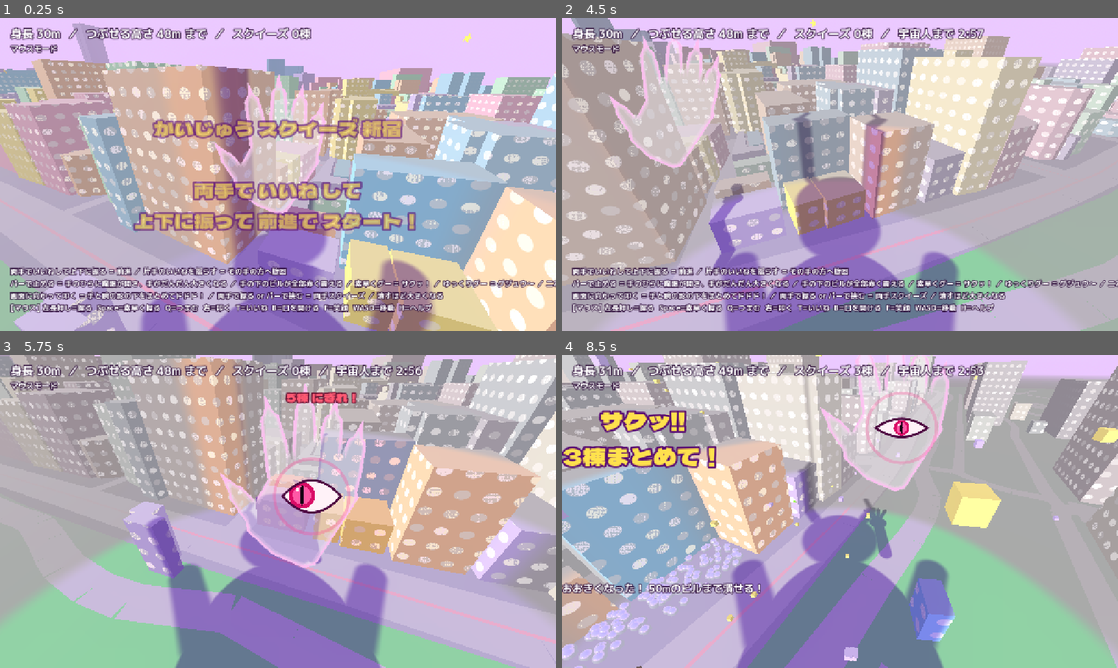
Above: before the commit, frames 1-4 (two rows, left to right).
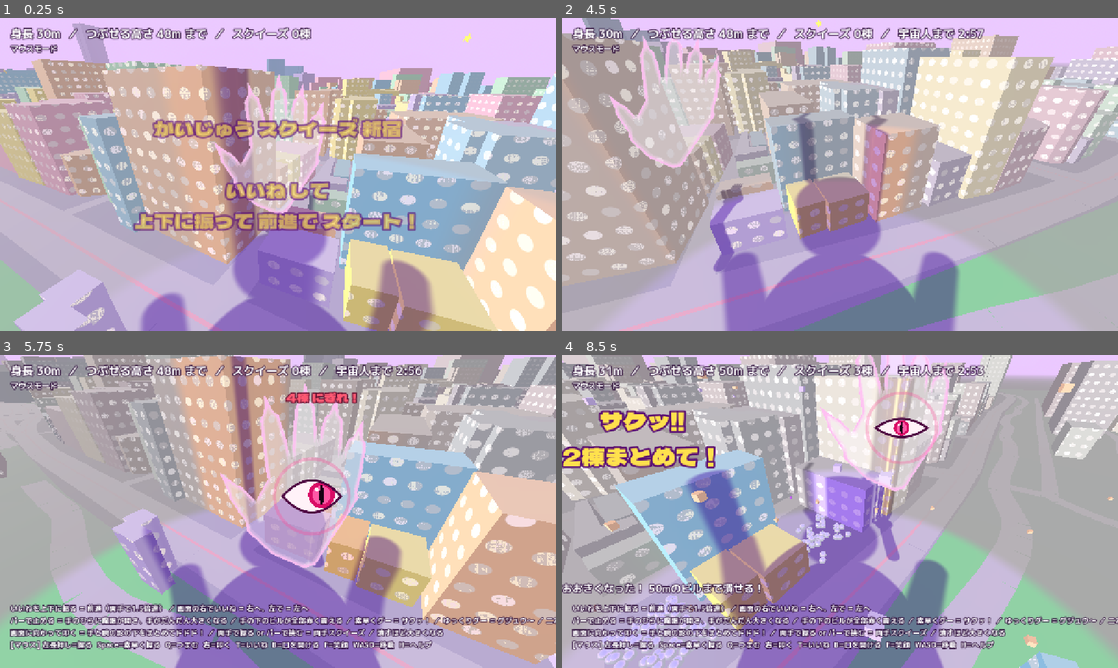
Above: after the commit, the same moments.

Repository: kinakobooster/kaiju-squeeze-shinjuku
Game: Godot game, scene res://main.tscn
Two runs of this game, one before a commit and one after it. Both use one fixed random seed, a clock stepped at 60 frames per second and the inputs below. Sound files missing from this copy of the repository are replaced by a short silence.
Inputs (mouse positions are in pixels of both pictures, inside the frame that each line leads up to):
- Up to frame 1 (0.25 s): no input
- Up to frame 2 (4.5 s): tap Enter at 0.5 s; move the mouse to (962, 158) at 0.52 s; hold D 0.53-1.28 s; hold B 0.53-1.28 s; click (962, 158) at 0.67 s; tap Space at 0.77, 1.52, 3.02, 3.77 s; move the mouse to (728, 190) at 1.27 s; hold S 1.28-2.03 s; tap F at 1.35 s; move the mouse to (895, 105) at 2.02 s; hold D 2.03-2.78 s; hold Q 2.03-2.78 s; move the mouse to (812, 237) at 2.77 s; hold W 2.78-3.53 s; tap Shift at 2.85 s; click (812, 237) at 2.92 s; move the mouse to (1006, 221) at 3.52 s; hold Ctrl 3.53-4.28 s; hold A from 3.53 s (still down); move the mouse to (673, 127) at 4.27 s; tap T at 4.35 s
- Up to frame 3 (5.75 s): tap Space at 4.52 s; move the mouse to (305, 511) at 5.02 s; release A at 5.03 s; hold S from 5.03 s (still down); tap H at 5.1 s; click (305, 511) at 5.17 s
- Up to frame 4 (8.5 s): move the mouse to (756, 433) at 5.77 s; release S at 5.78 s; hold D 5.78-6.53 s; tap R at 5.85 s; tap Space at 6.02, 6.77, 7.52 s; move the mouse to (962, 495) at 6.52 s; hold W 6.53-7.28 s; tap P at 6.6 s; move the mouse to (728, 527) at 7.27 s; hold D 7.28-8.03 s; tap B at 7.35 s; click (728, 527) at 7.42 s; move the mouse to (895, 442) at 8.02 s; hold S from 8.03 s (still down); hold F from 8.03 s (still down)

The runs differ from the first frame. In frame 1, 7.0% of the frame differs, in the area x 1-100%, y 52-95%; in frame 2, 25%; in frame 3, 55%; in frame 4, 56%, in the area x 0-100%, y 0-100%.

Commit message:
One-hand thumbs-up steering, red-shivering alien, emoji tutorial
Thumbs-up pumped anywhere walks (both hands 1.5x); the thumbs' screen position
steers. The knocked-out alien shivers red like grabbable buildings. Camera
players see only a two-line tutorial (Twemoji icons); H shows the full help.

Co-Authored-By: Claude Opus 5.5 <noreply@anthropic.com>

Diff:
--- a/scripts/boss.gd
+++ b/scripts/boss.gd
@@ -31,6 +31,7 @@
 var _arms := {}  # side -> MeshInstance3D
 var _lamp: StandardMaterial3D
 var _skin: StandardMaterial3D
+var _pink: StandardMaterial3D
 var _t := 0.0
 
 
@@ -40,6 +41,10 @@
 	_rig.add_child(_body)
 	_skin = _mat(Color(0.93, 0.93, 1.0), 0.0)
 	var pink := _mat(Color(1.0, 0.62, 0.82), 0.0)
+	_pink = pink
+	for m in [_skin, _pink]:  # glows red while it can be grabbed
+		m.emission_enabled = true
+		m.emission = Color.BLACK
 	var eye := _mat(Color(1.0, 0.95, 0.5), 2.2)
 	_lamp = _mat(Color(0.5, 0.85, 1.0), 2.5)
 	for x in [-16.0, 16.0]:  # legs
@@ -162,9 +167,16 @@
 	_body.rotation.y = twist
 	_body.rotation.x = lean
 	_body.scale = Vector3(1.0 + squash * 0.7, 1.0 - squash * 0.6, 1.0 + squash * 0.7)
-	_body.position.x = sin(_t * 70.0) * 4.0 * hurt
+	# knocked out = ready to squeeze: it shivers red like the buildings under your hand
+	var grab := (0.6 + 0.4 * sin(_t * 14.0)) if stunned else 0.0
+	_body.position.x = sin(_t * 70.0) * 4.0 * hurt + (sin(_t * 53.0) * 2.5 + sin(_t * 79.0) * 1.5) * signf(grab)
+	_body.position.z = sin(_t * 61.0) * 2.0 * signf(grab)
+	var red := Color(1.0, 0.12, 0.18)
 	var flash := Color(1.0, 0.55, 0.55) if hurt > 0.0 else Color(0.93, 0.93, 1.0)
-	_skin.albedo_color = flash
+	_skin.albedo_color = flash.lerp(red, grab * 0.75)
+	_pink.albedo_color = Color(1.0, 0.62, 0.82).lerp(red, grab * 0.75)
+	_skin.emission = red * grab * 0.6
+	_pink.emission = red * grab * 0.6
 	_lamp.albedo_color = Color(1.0, 0.3, 0.35) if hp < 30.0 and fmod(_t, 0.5) < 0.25 else Color(0.5, 0.85, 1.0)
 	_lamp.emission = _lamp.albedo_color
 	for side in [-1, 1]:
--- a/scripts/main.gd
+++ b/scripts/main.gd
@@ -1,10 +1,10 @@
 extends Node3D
 ## Kaiju Squeeze Shinjuku: crawl through Shinjuku with your webcam hands and squeeze buildings.
 ##
-## Thumbs-up (いいね) hands move you: both thumbs pumped up and down = walk forward,
-## one thumb wiggled = turn towards that hand's side.
-## Any other hand destroys: open palm held still = AIM (pick a building under the palm)
-##   -> close the fist = GRIP. The building is crushed exactly as far as the fist is closed:
+## Thumbs-up (いいね) hands move you: pump a thumb up and down to walk (both thumbs = 1.5x),
+## thumbs in the middle of the screen go straight, on the right turn right, on the left turn left.
+## Any other hand destroys: open palm held still = AIM (the hand grows and covers buildings)
+##   -> close the fist = GRIP. The buildings are crushed exactly as far as the fist is closed:
 ##      snap it shut for a crisp "サクッ", close slowly for a long "グジュー".
 ## Slapping towards the screen (or a very fast swipe) smashes the building under the palm.
 ## You start small; every crushed building makes you grow so you can take on taller ones.
@@ -15,7 +15,8 @@
 const EYE_MAX := 175.0
 const CRUSH_RATIO := 1.6  # can crush buildings up to eye height * this
 const WALK_K := 130.0  # forward push per unit of thumbs-up pumping (long strides)
-const TURN_K := 1.6  # turn rate per unit of one-thumb wiggling
+const TURN_K := 4.0  # turn rate with the thumbs all the way to one side
+const STEER_DEAD := 0.25  # thumbs within this of the middle walk straight
 const CAM_PITCH := -15.0
 const MAX_SPEED := 160.0
 const CHARGE_TIME := 2.5  # seconds for an open palm to grow to full size
@@ -301,7 +302,8 @@
 	help.anchor_top = 1.0
 	help.anchor_bottom = 1.0
 	help.offset_top = -150
-	help.text = ("両手でいいねして上下に振る = 前進 ／ 片手のいいねを揺らす = その手の方へ旋回\n"
+	help.visible = false  # H shows the full list; camera players get the two-line tutorial instead
+	help.text = ("いいねを上下に振る = 前進（両手で1.5倍速） ／ 画面の右でいいね = 右へ、左で = 左へ\n"
 			+ "パーで止める = 手のひらに魔眼が開き、手がだんだん大きくなる ／ 手の下のビルが全部赤く震える ／ 素早くグー = サクッ！ ／ ゆっくりグー = グジュウ〜 ／ 二本指でつまむ = プチッ！\n"
 			+ "画面に向かって叩く = 手と腕の影の下をまとめてドドド！ ／ 両手で握る or パーで挟む = 両手スクイーズ ／ 潰すほど大きくなる\n"
 			+ "[マウス] 左長押し=握る  Space=素早く握る  Q=つまむ  右=叩く  T=いいね  B=口を開ける  F=笑顔  WASD=移動  H=ヘルプ")
@@ -342,7 +344,7 @@
 	title_label.add_theme_color_override("font_color", Color(1.0, 0.9, 0.35))
 	title_label.add_theme_color_override("font_outline_color", Color(0.35, 0.05, 0.45))
 	title_label.add_theme_constant_override("outline_size", 18)
-	title_label.text = "かいじゅう スクイーズ 新宿\n\n両手で いいね して\n上下に振って 前進で スタート！"
+	title_label.text = "かいじゅう スクイーズ 新宿\n\nいいね して\n上下に振って 前進で スタート！"
 
 
 func _label(parent: Node, size: int, pos: Vector2) -> Label:
@@ -609,15 +611,19 @@
 	var fwd_acc := 0.0
 	var yaw_acc := 0.0
 	var k := eye / 115.0
-	if likes.size() == 2:
-		# both thumbs up, pumped up and down = marching forward
-		var pump := (absf(likes[0].vel.y) + absf(likes[1].vel.y)) * 0.5
-		fwd_acc = maxf(pump - 0.15, 0.0) * WALK_K * k
-	elif likes.size() == 1:
-		# one thumb wiggled = turn towards that hand's side (right hand -> right)
-		var h := likes[0]
-		var wiggle := maxf(h.vel.length() - 0.15, 0.0)
-		yaw_acc = -h.side * minf(wiggle, 3.0) * TURN_K
+	var both := likes.size() == 2
+	if not likes.is_empty():
+		# thumbs up pumped up and down = marching forward (two hands march 1.5x faster);
+		# where the thumbs are steers: middle = straight, right side = turn right, left = left
+		var pump := 0.0
+		var x := 0.0
+		for h in likes:
+			pump += absf(h.vel.y) / likes.size()
+			x += h.palm.x / likes.size()
+		fwd_acc = maxf(pump - 0.15, 0.0) * WALK_K * k * (1.5 if both else 1.0)
+		var off := (x / get_viewport().get_visible_rect().size.x - 0.5) * 2.0
+		var steer := signf(off) * clampf((absf(off) - STEER_DEAD) / (0.8 - STEER_DEAD), 0.0, 1.0)
+		yaw_acc = -steer * TURN_K
 	for side in [-1, 1]:
 		var h: HandInput.Hand = input.hands.get(side)
 		var c: Dictionary = ctl[side]
@@ -626,7 +632,7 @@
 			c["stroking"] = true
 		elif not moving and c["stroking"]:
 			c["stroking"] = false
-			if likes.size() == 2:  # a giant footstep, heard but not felt in the camera
+			if not likes.is_empty():  # a giant footstep, heard but not felt in the camera
 				sfx.play(sfx.thud, randf_range(0.85, 1.1) * clampf(60.0 / eye, 0.7, 1.6), -10.0)
 	if input.source == "mouse":
 		var ax := 0.0
@@ -640,7 +646,7 @@
 	var midas := active_item == "midas"
 	if midas:
 		fwd_acc *= 2.5
-	var top_speed := MAX_SPEED * k * (2.5 if midas else 1.0)
+	var top_speed := MAX_SPEED * k * (2.5 if midas else 1.0) * (1.5 if both else 1.0)
 	speed = clampf(speed + fwd_acc * dt, -top_speed * 0.5, top_speed)
 	yaw_vel += yaw_acc * dt
 	speed *= exp(-1.1 * dt)
@@ -701,7 +707,7 @@
 			biggest = id
 	grip_y = clampf(hit.y / city.buildings[active_ids[0]]["h"], 0.2, 0.8)
 	size_pitch = _size_pitch(city.buildings[biggest])
-	sfx.frozen = city.buildings[active_ids[0]].get("frozen", false)
+	sfx.frozen = active_ids.any(func(i): return city.buildings[i].get("frozen", false))
 
 
 func _end_squeeze() -> void:
@@ -798,11 +804,12 @@
 
 ## Everything in the fist goes at once.
 func _crush_group(ids: Array[int], style: String) -> void:
+	var ice := ids.any(func(i): return city.buildings[i].get("frozen", false))
+	if ice and style != "slap":
+		style = "ice"
 	if ids.size() == 1:
 		_crush(ids[0], juice_fx.global_position, style)
 		return
-	if city.buildings[ids[0]].get("frozen", false):
-		style = "ice"
 	banner.text = _style_fx(style, size_pitch) + "\n%d棟まとめて！" % ids.size()
 	for i in mini(ids.size(), 6):  # a rumble behind the main crunch
 		get_tree().create_timer(0.06 * (i + 1)).timeout.connect(func():
@@ -1641,6 +1648,8 @@
 
 func _draw_ui() -> void:
 	var font := ThemeDB.fallback_font
+	if input.source == "camera" and game_state != "won" and game_state != "lost" and not help.visible:
+		_draw_tutorial()
 	for side in [-1, 1]:
 		var h: HandInput.Hand = input.hands.get(side)
 		if h == null:
@@ -1733,6 +1742,35 @@
 	ui.draw_polyline(lid, outline, 4.0, true)
 
 
+## Two lines at the bottom: 👍で移動！ / 🖐️→ ゆっくり✊でにぎる (Twemoji images: the web font has no emoji).
+const EMOJI := {
+	"like": preload("res://ui/emoji_1f44d.png"),
+	"open": preload("res://ui/emoji_1f590.png"),
+	"fist": preload("res://ui/emoji_270a.png"),
+}
+
+
+func _draw_tutorial() -> void:
+	var fs := 34
+	var icon := 52.0
+	var rows := [["like", "で移動！"], ["open", "→ ゆっくり", "fist", "でにぎる"]]
+	var y := ui.size.y - 110.0
+	for row in rows:
+		var w := 0.0
+		for part in row:
+			w += (icon if EMOJI.has(part) else font_big.get_string_size(part, HORIZONTAL_ALIGNMENT_LEFT, -1, fs).x) + 6.0
+		var x := (ui.size.x - w) * 0.5
+		for part in row:
+			if EMOJI.has(part):
+				ui.draw_texture_rect(EMOJI[part], Rect2(x, y - fs * 0.35 - icon * 0.5, icon, icon), false)
+				x += icon + 6.0
+			else:
+				ui.draw_string_outline(font_big, Vector2(x, y), part, HORIZONTAL_ALIGNMENT_LEFT, -1, fs, 10, Color(0.3, 0.05, 0.4, 0.9))
+				ui.draw_string(font_big, Vector2(x, y), part, HORIZONTAL_ALIGNMENT_LEFT, -1, fs, Color.WHITE)
+				x += font_big.get_string_size(part, HORIZONTAL_ALIGNMENT_LEFT, -1, fs).x + 6.0
+		y += icon + 8.0
+
+
 ## Outline of an open hand (same landmarks as the tracker) centred on its palm.
 func _draw_hand_outline(palm: Vector2, size: float, col: Color, side: int) -> void:
 	var pts: Array[Vector2] = []
--- a/tests/play_test.gd
+++ b/tests/play_test.gd
@@ -241,26 +241,35 @@
 	await frames(0.3, func(_k): return [hand(Vector2(vp.x * 0.3, vp.y * 0.5), 0.0, -1, 0.17, true),
 			hand(Vector2(vp.x * 0.7, vp.y * 0.5), 0.0, 1, 0.17, true)])
 	check(main.input.hands[1].like and main.input.hands[-1].like, "thumbs-up is detected on both hands")
-	var fwd: Vector3 = -main.player.global_basis.z
-	var p0: Vector3 = main.player.position
+	# one thumb pumped in the middle walks straight; two thumbs walk faster
+	await frames(3.0, idle)
+	var walk := func(hands_at: Callable) -> Vector3:
+		teleport_to_town()
+		await frames(3.0, idle)
+		var f: Vector3 = -main.player.global_basis.z
+		var q0: Vector3 = main.player.position
+		var y0: float = main.player.rotation.y
+		await frames(3.0, hands_at)
+		await frames(1.0, idle)
+		return Vector3((main.player.position - q0).dot(f), main.player.rotation.y - y0, 0.0)
+	var one: Vector3 = await walk.call(func(k): return [pump.call(k, 0.5, 1)])
+	check(one.x > 5.0, "pumping one thumb in the middle walks forward (%.1fm)" % one.x)
+	check(absf(one.y) < 0.05, "one thumb in the middle does not turn")
+	var two: Vector3 = await walk.call(func(k): return [pump.call(k, 0.3, -1), pump.call(k, 0.7, 1)])
+	check(two.x > one.x * 1.3, "two thumbs walk faster (%.1fm vs %.1fm)" % [two.x, one.x])
+	check(absf(two.y) < 0.05, "two thumbs either side of the middle walk straight")
+	check(main.cam.rotation_degrees.z == 0.0, "camera never rolls")
+
 	var yaw0: float = main.player.rotation.y
-	await frames(3.0, func(k): return [pump.call(k, 0.3, -1), pump.call(k, 0.7, 1)])
-	await frames(1.0, idle)
-	var moved: float = (main.player.position - p0).dot(fwd)
-	check(moved > 5.0, "pumping both thumbs walks forward (%.1fm)" % moved)
-	check(absf(main.player.rotation.y - yaw0) < 0.05, "walking straight does not turn")
-	check(main.cam.rotation_degrees.z == 0.0, "camera never rolls")
-
-	yaw0 = main.player.rotation.y
-	await frames(2.0, func(k): return [hand(Vector2(vp.x * (0.7 + 0.1 * sin(k * TAU * 6.0)), vp.y * 0.5), 0.0, 1, 0.17, true)])
+	await frames(1.5, func(_k): return [hand(Vector2(vp.x * 0.85, vp.y * 0.5), 0.0, 1, 0.17, true)])
 	await frames(1.0, idle)
 	var dyaw: float = main.player.rotation.y - yaw0
-	check(dyaw < -0.2, "wiggling the right thumb turns right (%.2f rad)" % dyaw)
+	check(dyaw < -0.2, "a thumbs-up on the right turns right (%.2f rad)" % dyaw)
 	yaw0 = main.player.rotation.y
-	await frames(2.0, func(k): return [hand(Vector2(vp.x * (0.3 + 0.1 * sin(k * TAU * 6.0)), vp.y * 0.5), 0.0, -1, 0.17, true)])
+	await frames(1.5, func(_k): return [hand(Vector2(vp.x * 0.15, vp.y * 0.5), 0.0, 1, 0.17, true)])
 	await frames(1.0, idle)
 	dyaw = main.player.rotation.y - yaw0
-	check(dyaw > 0.2, "wiggling the left thumb turns left (%.2f rad)" % dyaw)
+	check(dyaw > 0.2, "a thumbs-up on the left turns left, whichever hand (%.2f rad)" % dyaw)
 
 	# a thumbs-up hand never grabs buildings
 	tg = await reach_target(true)
Binary file added: ui/emoji_1f44d.png
Not shown, added: ui/emoji_1f44d.png.import
Binary file added: ui/emoji_1f590.png
Not shown, added: ui/emoji_1f590.png.import
Binary file added: ui/emoji_270a.png
Not shown, added: ui/emoji_270a.png.import
Not shown, changed: README.md
